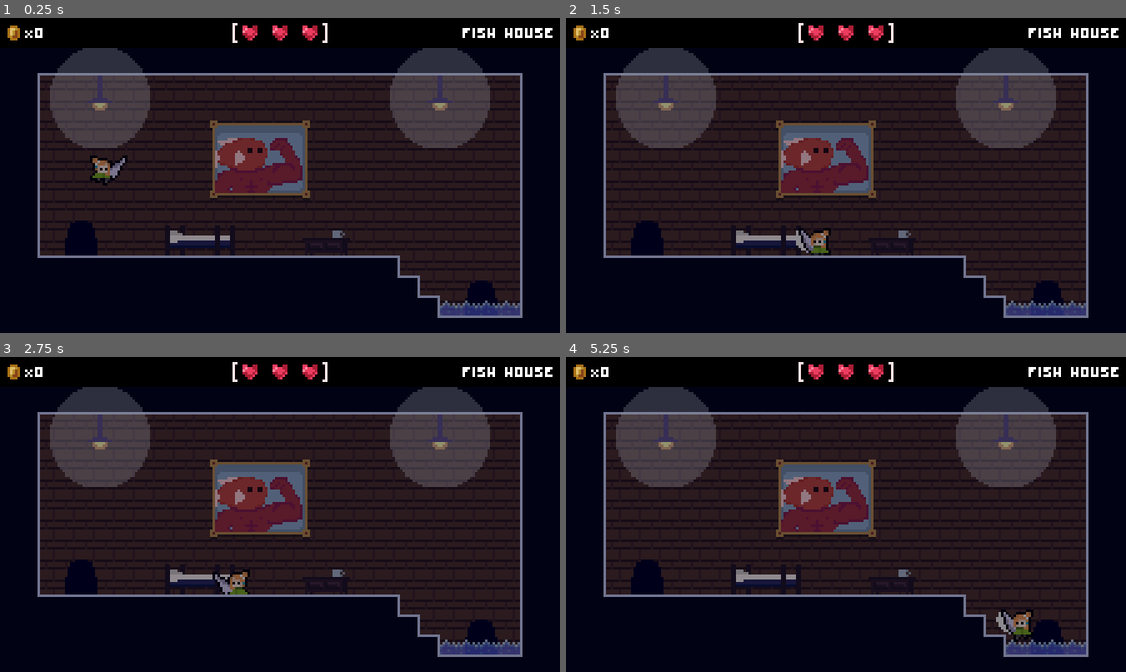
Above: before the commit, frames 1-4 (two rows, left to right).
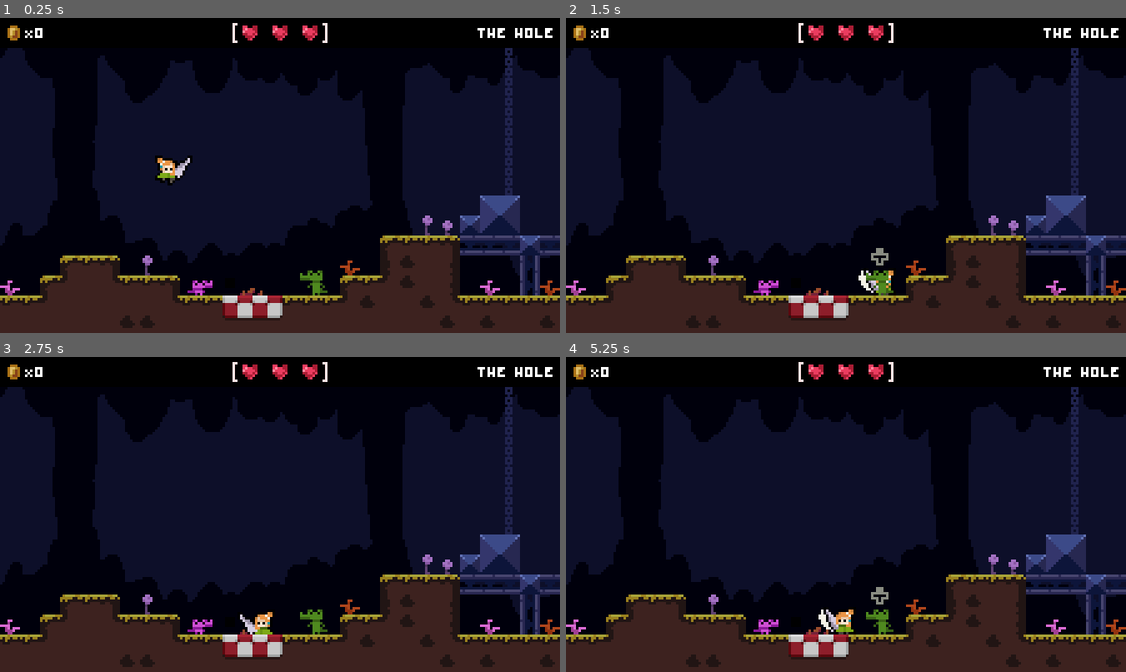
Above: after the commit, the same moments.

Repository: coffe789/the_hole_report
Game: Godot game, scene res://Content/main.tscn
Two runs of this game, one before a commit and one after it. Both use one fixed random seed, a clock stepped at 60 frames per second and the inputs below.
Inputs (mouse positions are in pixels of both pictures, inside the frame that each line leads up to):
- Up to frame 1 (0.25 s): no input
- Up to frame 2 (1.5 s): tap Enter (attack) at 0.5, 0.6, 1.35 s; move the mouse to (969, 159) at 0.52 s; hold Right (ui_right) from 0.53 s (still down); click (969, 159) at 0.67 s; tap Space (jump) at 0.77 s; move the mouse to (734, 191) at 1.27 s
- Up to frame 3 (2.75 s): tap Space (jump) at 1.52 s; move the mouse to (336, 445) at 2.02 s; release Right (ui_right) at 2.03 s; hold Left (ui_left) from 2.03 s (still down); tap Enter (attack) at 2.1 s
- Up to frame 4 (5.25 s): move the mouse to (818, 577) at 2.77 s; release Left (ui_left) at 2.78 s; hold Right (ui_right) 2.78-4.28 s; tap Enter (attack) every 0.75 s from 2.85 to 5.1 s; click (818, 577) at 2.92 s; tap Space (jump) at 3.02, 3.77, 4.52 s; move the mouse to (1014, 561) at 3.52 s; move the mouse to (678, 467) at 4.27 s; hold Left (ui_left) 4.28-5.03 s; move the mouse to (874, 514) at 5.02 s; hold Right (ui_right) from 5.03 s (still down); click (874, 514) at 5.17 s

The runs differ from the first frame. In frame 1, 59% of the frame differs, in the area x 0-100%, y 3-100%; in frame 2, 59%; in frame 3, 59%; in frame 4, 59%.

Commit message:
minor art change

Diff:
--- a/Content/Map/tile_map.tres
+++ b/Content/Map/tile_map.tres
@@ -937,6 +937,13 @@
 8:2/0/physics_layer_1/angular_velocity = 0.0
 8:2/0/physics_layer_2/linear_velocity = Vector2(0, 0)
 8:2/0/physics_layer_2/angular_velocity = 0.0
+7:0/0 = 0
+7:0/0/physics_layer_0/linear_velocity = Vector2(0, 0)
+7:0/0/physics_layer_0/angular_velocity = 0.0
+7:0/0/physics_layer_1/linear_velocity = Vector2(0, 0)
+7:0/0/physics_layer_1/angular_velocity = 0.0
+7:0/0/physics_layer_2/linear_velocity = Vector2(0, 0)
+7:0/0/physics_layer_2/angular_velocity = 0.0
 
 [resource]
 tile_size = Vector2i(8, 8)
--- a/Content/Map/world.tscn
+++ b/Content/Map/world.tscn
@@ -49,7 +49,7 @@
 script = ExtResource("2_ewx0t")
 
 [node name="Player" parent="." instance=ExtResource("5_axxvd")]
-position = Vector2(-871, -336)
+position = Vector2(67, 48)
 
 [node name="TileMap" type="TileMap" parent="."]
 tile_set = ExtResource("1_rgccw")
@@ -63,7 +63,7 @@
 layer_1/y_sort_enabled = false
 layer_1/y_sort_origin = 0
 layer_1/z_index = 10
-layer_1/tile_data = PackedInt32Array(-655286, 589825, 5, -65 …(13853 unchanged characters)… -7995579, 524289, 0, -7995580, 524289, 0)
+layer_1/tile_data = PackedInt32Array(-655286, 589825, 5, -65 …(13853 unchanged characters)… -7995579, 524289, 0, -7995580, 524289, 0, 1048609, 458753, 0, 983072, 458753, 0, 917535, 458753, 0, 655440, 458753, 0, 655439, 458753, 0, 393295, 458753, 0, -458672, 458753, 0, -458673, 458753, 0, 80, 458753, 0, 79, 458753, 0, -524207, 458753, 0)
 layer_2/name = "behind"
 layer_2/enabled = true
 layer_2/modulate = Color(1, 1, 1, 1)
Binary file changed: Art/Tiles.png
